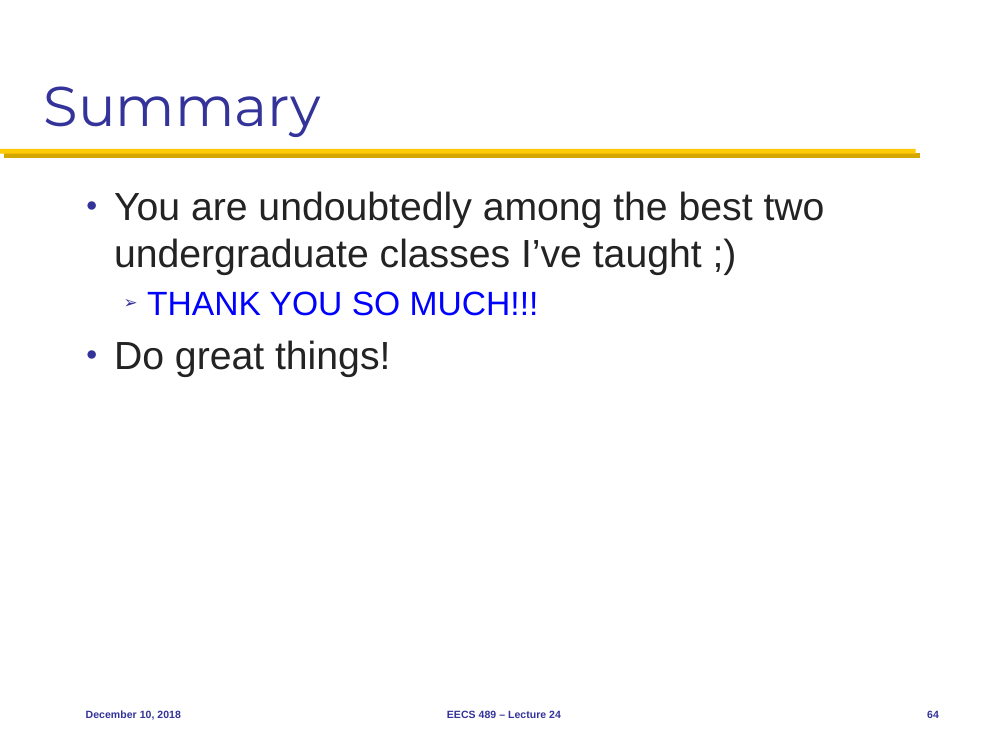
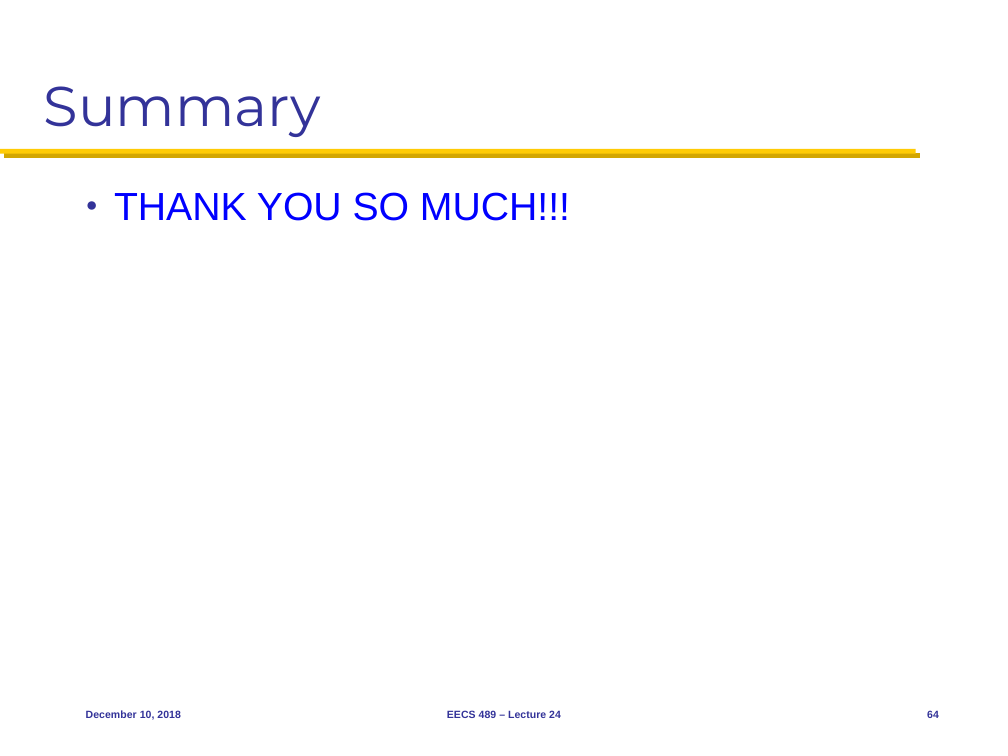
Before and after one commit to mosharaf/eecs489, a slide deck: slide 64 of Slides/121018.pptx. Drawn at 1008x756 pixels with LibreOffice and Linux fonts; fonts in the diff are those of the drawing. Boxes give left, top, right and bottom in pixels: in the first picture for what was removed or moved away, otherwise in the second. Text is boxed around its words. In the diff, an @@ line names an element or a change of style, - is before the commit and + after.

Commit message:
Tweaks to Dec 10

```diff
--- a/Slides/121018.pptx
+++ b/Slides/121018.pptx
@@ text "THANK YOU SO MUCH!!!" at (114,192,570,221): size 24 to 28 pt; bullet ➢ to ●; list level 2 to 1 in "THANK YOU SO MUCH!!!" @@
@@ text at (114,191,825,275): paragraph removed @@
-● You are undoubtedly among the best two undergraduate classes I’ve taught ;)
@@ text at (114,340,390,377): paragraph removed @@
-● Do great things!
```
Also in this commit, not shown: 5 other slides changed, 1 slide added, 1 slide removed.
